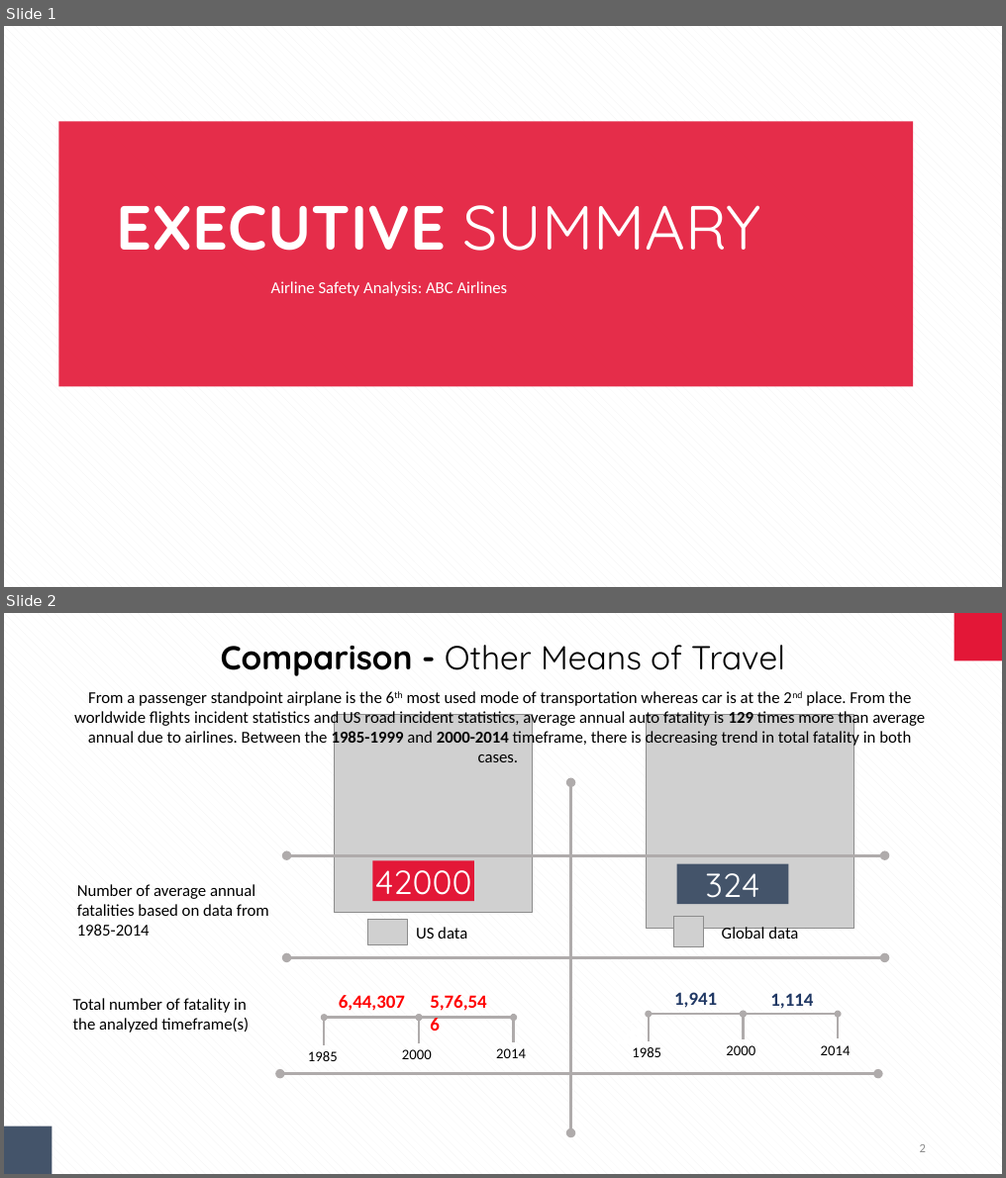
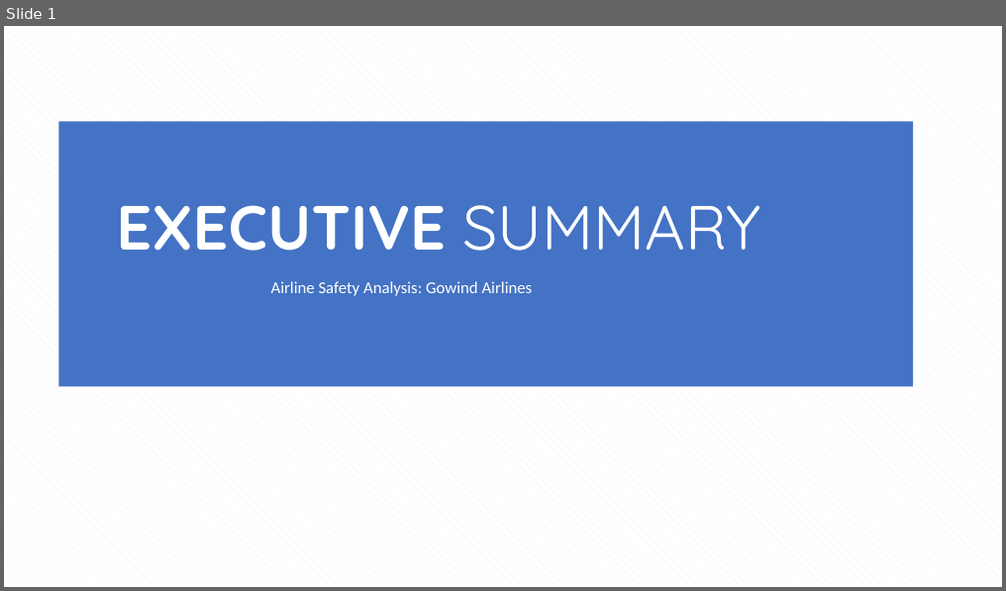
Before and after one commit to suprajarapuru/Data-Visulization-Story-Telling, a slide deck: Term Project/RapuruSupraja_Executive Summary_Airline_Safety.pptx. Shown one above the other, each under a label of ours: slides 1 and 2 before the commit, slide 1 after it. The pictures are 1006x1178 and 1006x591 pixels, drawn with LibreOffice and Linux fonts; fonts in the diff are those of the drawing; grey boxes stand for pictures. Boxes give left, top, right and bottom in pixels: in the first picture for what was removed or moved away, otherwise in the second. Text is boxed around its words. In the diff, an @@ line names an element or a change of style, - is before the commit and + after.

```diff
--- a/Term Project/RapuruSupraja_Executive Summary_Airline_Safety.pptx
+++ b/Term Project/RapuruSupraja_Executive Summary_Airline_Safety.pptx
@@ slide 2 removed at [4,613,1002,1174], background pattern #F2F2F2 on #FFFFFF @@
@@ rectangle removed at [954,613,1002,661] @@
@@ text removed at [221,645,785,676] @@
-Comparison - Other Means of Travel
@@ text removed at [74,691,925,762] @@
-From a passenger standpoint airplane is the 6th most used mode of transportation whereas car is at the 2nd place. From the worldwide flights incident statistics and US road incident statistics, average annual auto fatality is 129 times more than average annual due to airlines. Between the 1985-1999 and 2000-2014 timeframe, there is decreasing trend in total fatality in both cases.
@@ picture removed at [334,714,533,912] @@
@@ picture removed at [647,714,854,929] @@
@@ double arrow removed from (570, 783) to (570, 1134) @@
@@ double arrow removed from (885, 856) to (287, 856) @@
@@ rectangle removed at [373,861,475,901] @@
-42000
@@ rectangle removed at [677,863,788,904] @@
-324
@@ text removed at [77,884,269,936] @@
-Number of average annual fatalities based on data from 1985-2014
@@ picture removed at [368,920,408,946] @@
@@ text removed at [416,927,467,939] @@
-US data
@@ picture removed at [674,917,704,947] @@
@@ text removed at [722,927,798,943] @@
-Global data
@@ double arrow removed from (885, 959) to (287, 959) @@
@@ text removed at [73,998,249,1033] @@
-Total number of fatality in the analyzed timeframe(s)
@@ text removed at [339,995,405,1011] @@
-6,44,307
@@ text removed at [430,995,487,1011] @@
-5,76,546
@@ text removed at [674,992,717,1008] @@
-1,941
@@ text removed at [770,993,813,1009] @@
-1,114
@@ freeform shape removed at [616,1026,645,1045] @@
@@ freeform shape removed at [619,1017,642,1033] @@
@@ group removed at [308,1014,526,1061]: 3 lines, 3 texts, 2 double arrows @@
-1985
-2000
-2014
@@ group removed at [632,1011,850,1058]: 3 lines, 3 texts, 2 double arrows @@
-1985
-2000
-2014
@@ double arrow removed from (878, 1074) to (280, 1074) @@
@@ rectangle removed at [4,1127,52,1174] @@
@@ page number removed at [920,1145,926,1153] @@
-2
@@ slide 1 changed as well @@
@@ rectangle at [58,122,913,386]: fill #E31737 at 90% opacity to #4472C4 @@
@@ text at [271,281,533,296]: text changed @@
-Airline Safety Analysis: ABC Airlines
+Airline Safety Analysis: Gowind Airlines
```
Also in this commit, not shown: 9 slides added, 4 other slides removed, 1 other file.
